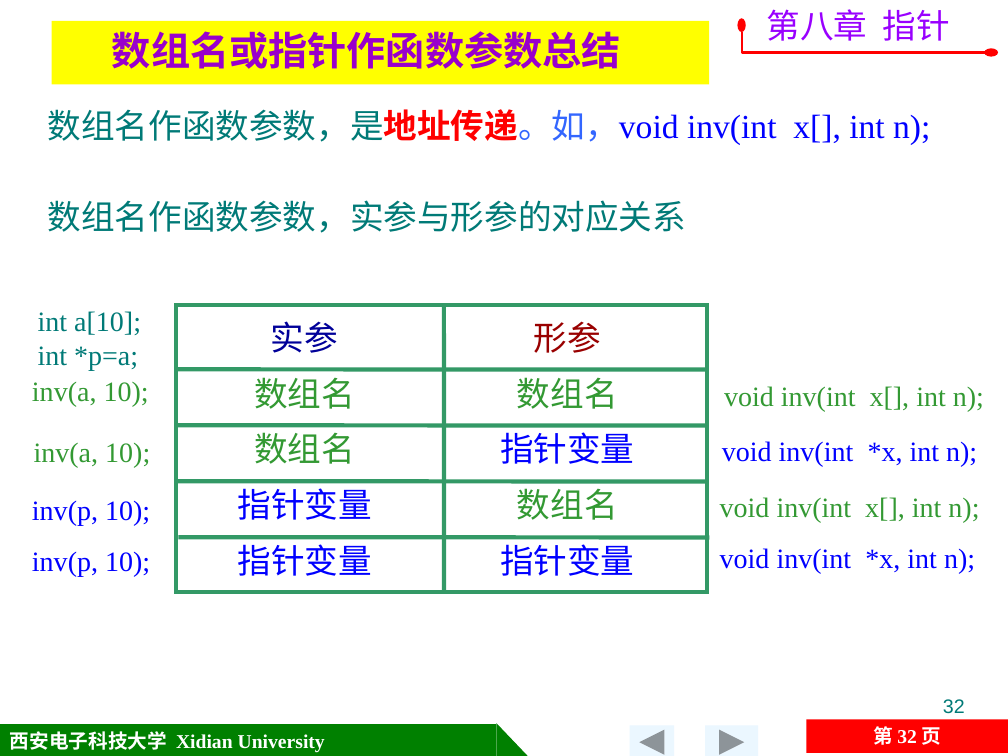
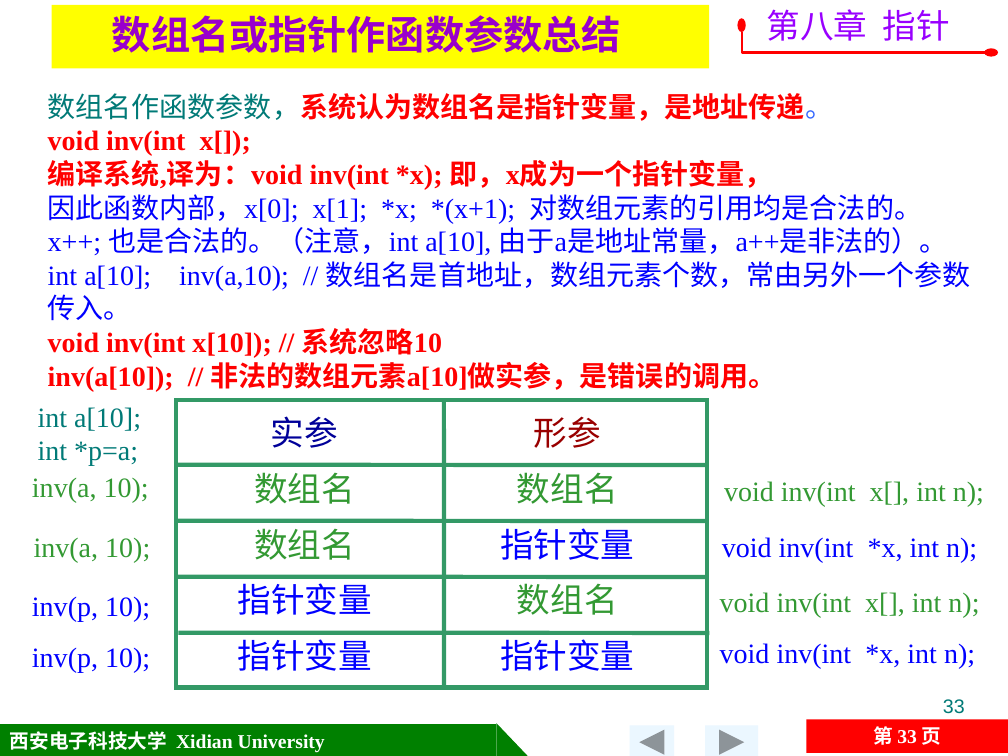
Before and after one commit to jtrfid/C-Repositories, a slide deck: slide 33 of 2016/C语言/课件/第8章 指针.pptx (slide 32 before the commit). Drawn at 1008x756 pixels with LibreOffice and Linux fonts; fonts in the diff are those of the drawing. Boxes give left, top, right and bottom in pixels: in the first picture for what was removed or moved away, otherwise in the second. Text is boxed around its words. In the diff, an @@ line names an element or a change of style, - is before the commit and + after.

```diff
--- a/2016/C语言/课件/第8章 指针.pptx
+++ b/2016/C语言/课件/第8章 指针.pptx
@@ rectangle "数组名或指针作函数参数总结": place and size @@
-rectangle "数组名或指针作函数参数总结" at [51, 21, 709, 85]
+rectangle "数组名或指针作函数参数总结" at [51, 5, 709, 69]
@@ text at [48, 93, 971, 391]: text changed; size 24 to 20 pt; text colour #007A77 to #FF0000 @@
-    数组名作函数参数，是地址传递。如，void inv(int x[], int n);
-    数组名作函数参数，实参与形参的对应关系
+    数组名作函数参数，系统认为数组名是指针变量，是地址传递。
+    void inv(int x[]);
+    编译系统,译为：void inv(int *x); 即，x成为一个指针变量，
+    因此函数内部，x[0]; x[1]; *x; *(x+1); 对数组元素的引用均是合法的。
+    x++; 也是合法的。（注意，int a[10], 由于a是地址常量，a++是非法的）。
+    int a[10]; inv(a,10); // 数组名是首地址，数组元素个数，常由另外一个参数传入。
+    void inv(int x[10]); // 系统忽略10
+    inv(a[10]); // 非法的数组元素a[10]做实参，是错误的调用。
@@ 19 texts, 5 lines, 1 rectangle: place and size @@
-19 texts, 5 lines, 1 rectangle at [32, 304, 984, 592]
+19 texts, 5 lines, 1 rectangle at [32, 400, 984, 687]
@@ page number at [943, 699, 965, 714]: text changed @@
-32
+33
@@ page number at [873, 726, 941, 745]: text changed @@
-第 32 页
+第 33 页
```
Also in this commit, not shown: 4 other slides changed, 5 slides added, 12 other files.
